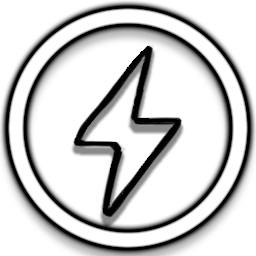
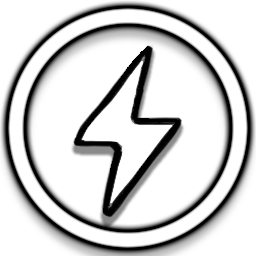
Layers edited between the first and the second 256 x 256 image:
painted on "blixt" over [82,61,172,203]
